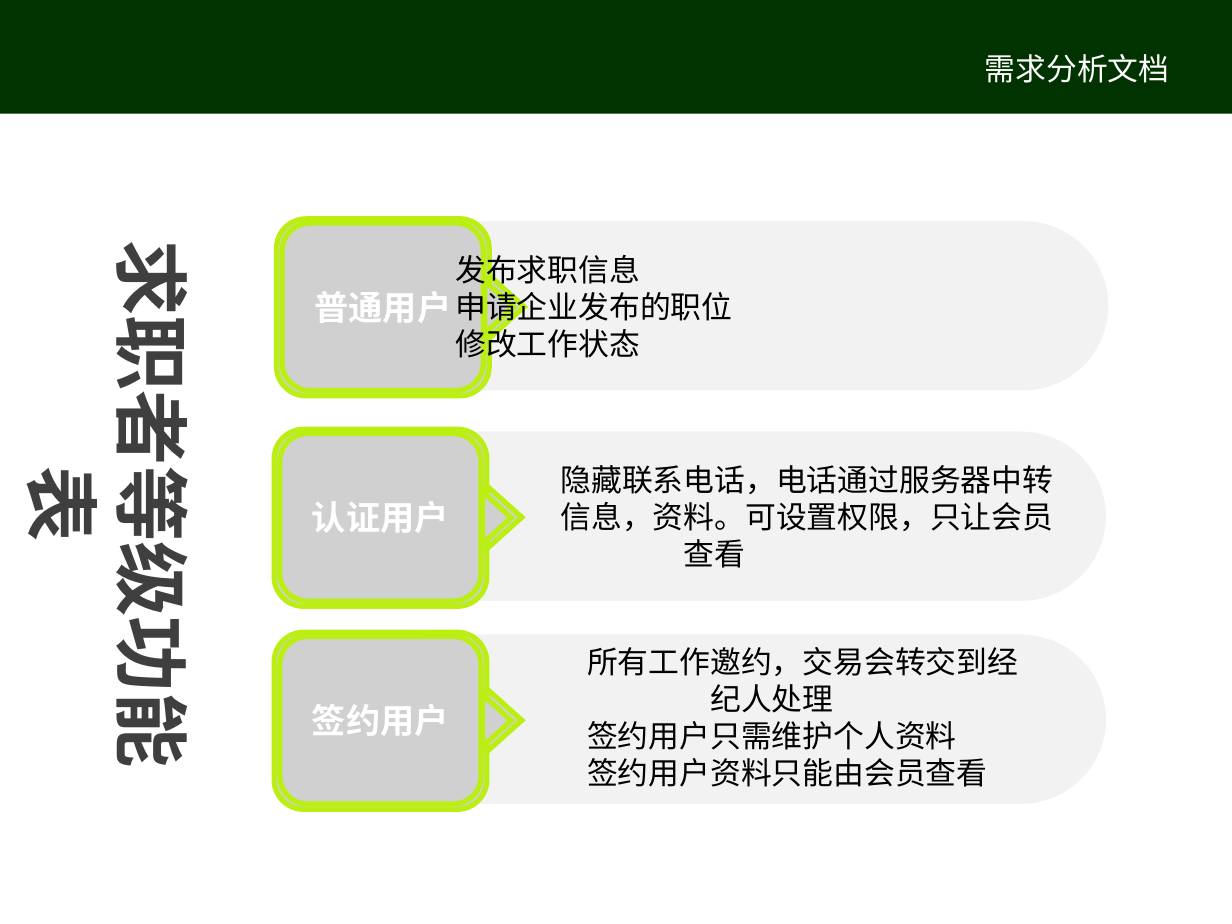
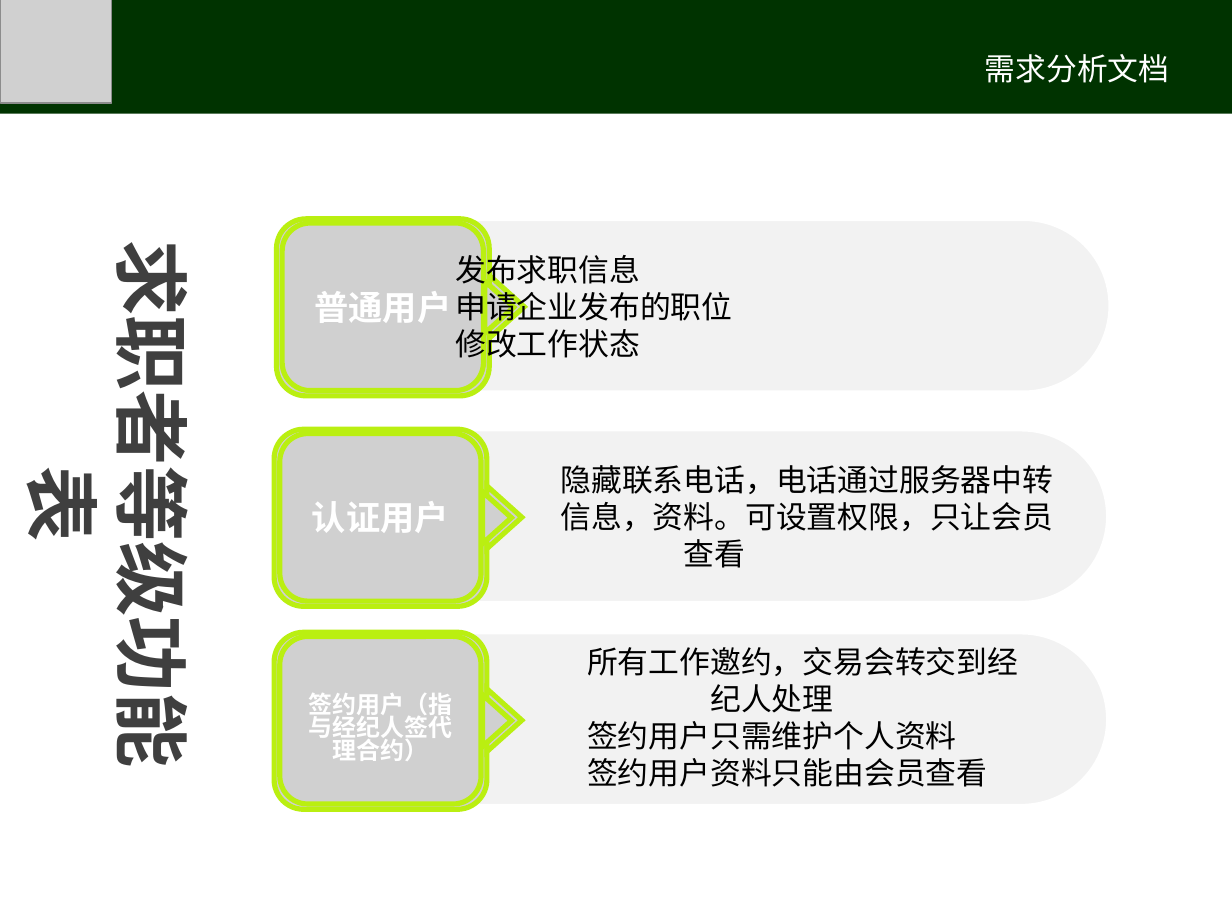
Before and after one commit to libai/doc, a slide deck: slide 2 of ppt/需求分析.ppt. Drawn at 1232x924 pixels with LibreOffice and Linux fonts; fonts in the diff are those of the drawing; grey boxes stand for pictures; background and template pictures are left out. Boxes give left, top, right and bottom in pixels: in the first picture for what was removed or moved away, otherwise in the second. Text is boxed around its words. In the diff, an @@ line names an element or a change of style, - is before the commit and + after.

```diff
--- a/ppt/需求分析.ppt
+++ b/ppt/需求分析.ppt
@@ picture added at (0, 0, 111, 102) @@
@@ text at (308, 693, 452, 761): text changed; size 20 to 14 pt @@
-签约用户
+签约用户（指与经纪人签代理合约）
```
Also in this commit, not shown: 5 other slides changed, 5 slides added, 1 other file.
